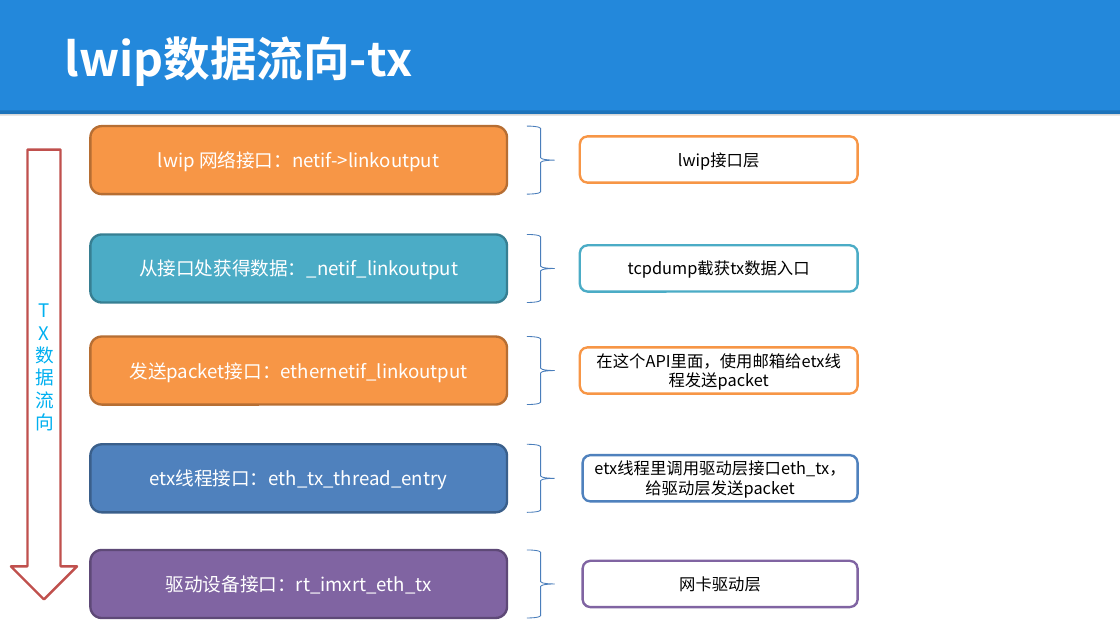
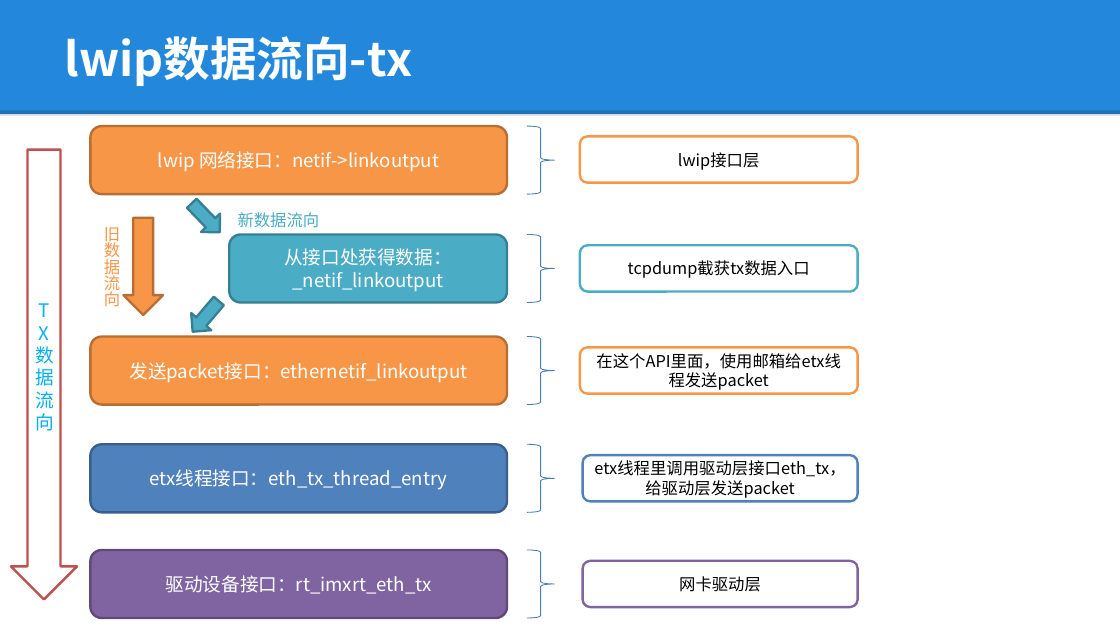
Before and after one commit to lepustse/tcpdump, a slide deck: slide 3 of tcpdump.pptx. Drawn at 1120x630 pixels with LibreOffice and Linux fonts; fonts in the diff are those of the drawing; background and template pictures are left out. Boxes give left, top, right and bottom in pixels: in the first picture for what was removed or moved away, otherwise in the second. Text is boxed around its words. In the diff, an @@ line names an element or a change of style, - is before the commit and + after.

```diff
--- a/tcpdump.pptx
+++ b/tcpdump.pptx
@@ down arrow added at (182, 194, 229, 241), fill #4BACC6, outline #377F92 2 pt @@
@@ text added at (104, 227, 120, 307), 14 pt, text #F79646 @@
+旧数据流向
@@ down arrow added at (124, 218, 163, 315), fill #F79646, outline #B76F34 2 pt @@
@@ rounded rectangle "从接口处获得数据：_netif_linkoutput": place and size @@
-rounded rectangle "从接口处获得数据：_netif_linkoutput" at (91, 234, 507, 302)
+rounded rectangle "从接口处获得数据：_netif_linkoutput" at (229, 234, 507, 302)
@@ text added at (238, 212, 320, 228), 14 pt, text #4BACC6 @@
+新数据流向
@@ down arrow added at (182, 293, 228, 341), fill #4BACC6, outline #377F92 2 pt @@
```
Also in this commit, not shown: 3 other slides changed.
